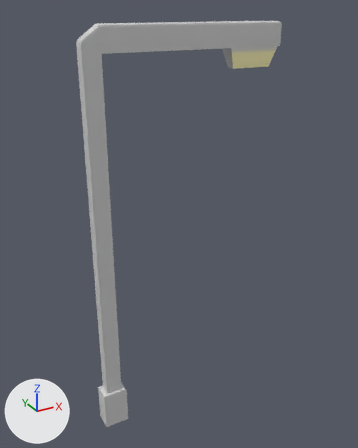
Renders of the FBX model FYPGame3/Assets/Beta/Props/Lamp_01.fbx from each side of a commit.
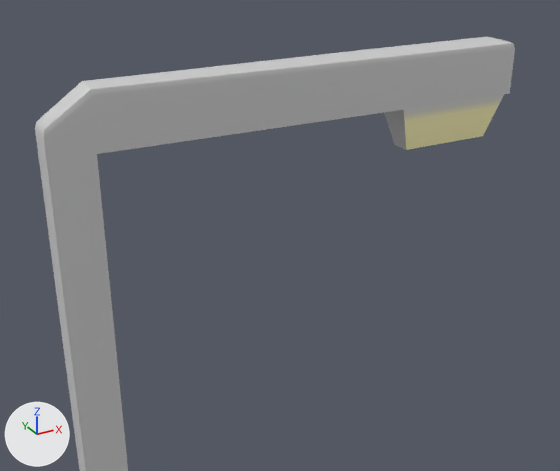
Each version is shown whole from a 50 mm lens placed at (-1.56, -4.51, 4.8), pointed at (0.96, 0.07, 2.51), then close up from a 50 mm lens placed at (-0.64, -2.79, 5.29), pointed at (1.18, 0.51, 3.63). Lighting does not change. The marker at lower left points along +X, +Y and +Z. Where no turn or scale is listed for an object, it has been applied to the vertices.

Script lines for the objects in view, before the commit:
```python
me_mesh = bpy.data.meshes.new('Mesh')
me_mesh.from_pydata(...)  # 62 vertices, 60 faces; spans x -0.14..2.11, y -0.1..0.1, z 0.12..4.66
me_mesh.materials.append(mat_texture__tall_and_props)  # picture img_texture__tall__png
# before: 0 (0.09, -0.07, 4.41) at pixel (96, 154), 1 (-0.09, -0.07, 4.41) at pixel (46, 161), 2 (-0.09, 0.07, 4.41) at pixel (37, 151), 3 (0.09, 0.07, 4.41), 4 (2.11, 0.09, 4.41)
# before: 5 (2.11, -0.09, 4.41) at pixel (509, 93), 14 (1.48, 0.09, 4.41), 15 (1.48, -0.09, 4.41) at pixel (403, 109), 16 (2.07, 0.09, 4.41), 17 (2.07, -0.09, 4.41) at pixel (504, 94)
# before: 18 (1.54, 0.05, 4.21) at pixel (394, 144), 19 (1.54, -0.05, 4.21) at pixel (406, 149), 20 (2.01, 0.05, 4.21), 21 (2.01, -0.05, 4.21) at pixel (482, 136)
ob_pcube122 = bpy.data.objects.new('pCube122', me_mesh)
ob_pcube122.location = (0.0, 0.0, 0.0)
```
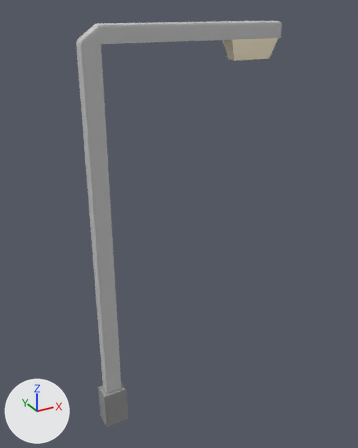
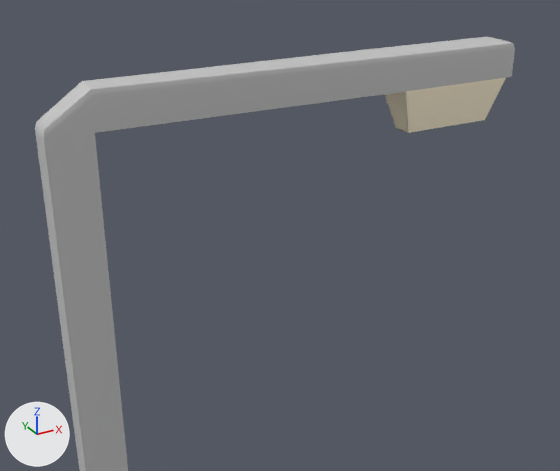
Pixel boxes (x1, y1, x2, y2) of what changed, in the close-ups (560 x 471 px):
```json
{"part": 1, "of": "me_mesh", "change": "built on", "before": [92, 74, 512, 157], "after": [92, 74, 512, 157]}
```

The change, as JSON lines over the scene's bpy script:
```json
{"op": "add", "block": "img_textureatlas_png", "code": ["img_textureatlas_png = load_image('TextureAtlas.png', '../Buildings2.0/TextureAtlas.png', 1024, 1024, 'sRGB')"]}
{"op": "add", "block": "mat_building_atlas", "code": ["mat_building_atlas = principled_material('Building_Atlas')", "mat_building_atlas.texture = img_textureatlas_png"]}
{"block": "me_mesh", "where": "# used by ob_pcube122; location = (0.0, 0.0, 0.0)"}
{"block": "me_mesh", "where": "# verts and faces of me_mesh; kept vertices keep their numbers, new ones are numbered from 62"}
{"op": "remove", "block": "me_mesh", "code": "me_mesh.from_pydata(...)  # 62 vertices, 60 faces; spans x -0.14..2.11, y -0.1..0.1, z 0.12..4.66"}
{"op": "remove", "block": "me_mesh", "code": "me_mesh.materials.append(mat_texture__tall_and_props)  # picture img_texture__tall__png"}
{"op": "add", "block": "me_mesh", "code": "me_mesh.from_pydata(...)  # 66 vertices, 64 faces; spans x -0.14..2.11, y -0.1..0.1, z 0.12..4.66"}
{"block": "me_mesh", "change": "me_mesh part 1"}
{"op": "add", "block": "me_mesh", "code": "delete_faces([(14, 18, 19, 15)])"}
{"op": "add", "block": "me_mesh", "code": "for i in [*range(0, 6), *range(14, 22)]: verts[i] += (0.0, 0.0, 0.08)"}
{"op": "add", "block": "me_mesh", "code": "verts[62] = (1.48, 0.09, 4.49)"}
{"op": "add", "block": "me_mesh", "code": "verts[63] = (1.48, -0.09, 4.49)  # pixel (406, 91)"}
{"op": "add", "block": "me_mesh", "code": "verts[64] = (1.55, 0.05, 4.29)  # pixel (396, 128)"}
{"op": "add", "block": "me_mesh", "code": "verts[65] = (1.55, -0.05, 4.29)  # pixel (408, 132)"}
{"op": "add", "block": "me_mesh", "code": "faces += [(62, 64, 65, 63), (14, 62, 63, 15), (14, 18, 64, 62), (18, 19, 65, 64), (15, 63, 65, 19)]"}
{"op": "add", "block": "me_mesh", "code": "me_mesh.materials.append(mat_building_atlas)  # picture img_textureatlas_png"}
```
